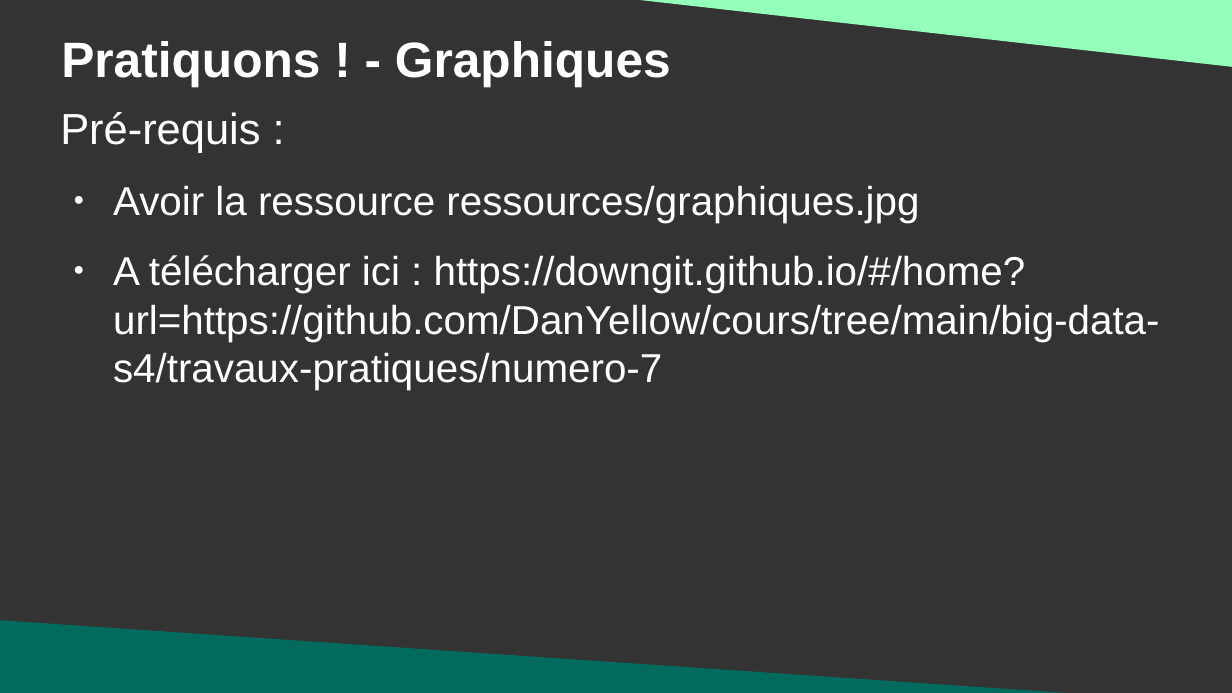
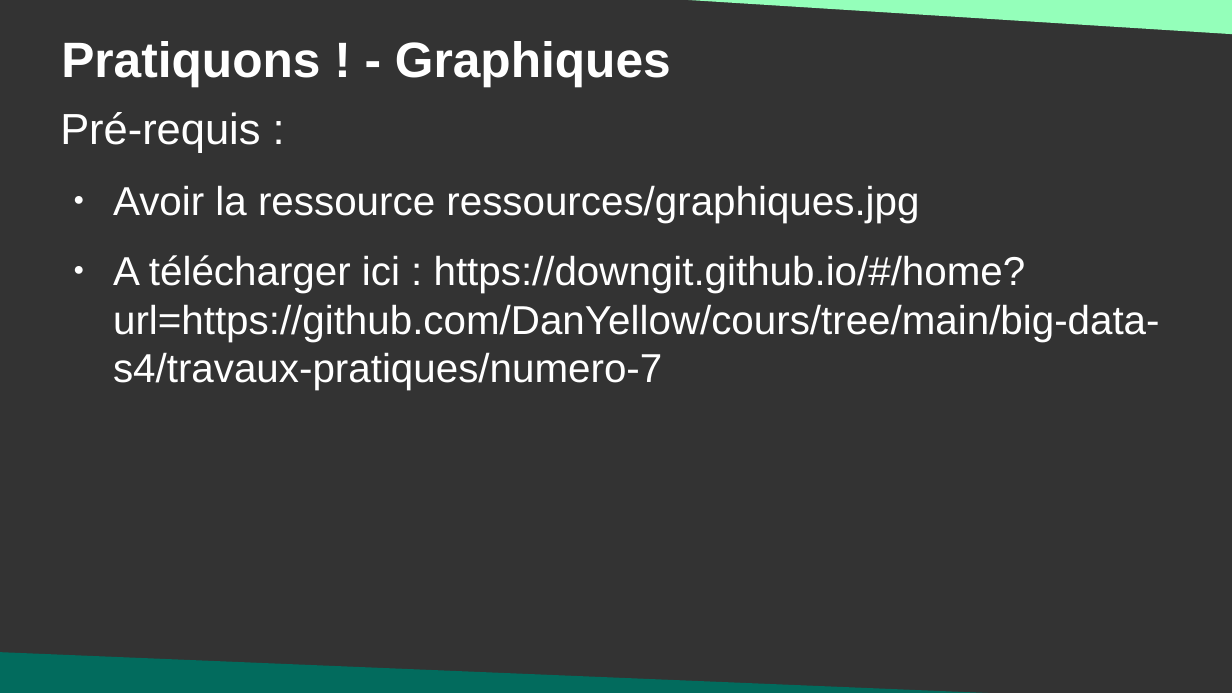
Before and after one commit to DanYellow/cours, a slide deck: slide 33 of big-data-s4/travaux-pratiques/numero-7/presentation.odp. Drawn at 1232x693 pixels with LibreOffice and Linux fonts; fonts in the diff are those of the drawing. Boxes give left, top, right and bottom in pixels: in the first picture for what was removed or moved away, otherwise in the second. Text is boxed around its words. In the diff, an @@ line names an element or a change of style, - is before the commit and + after.

```diff
--- a/big-data-s4/travaux-pratiques/numero-7/presentation.odp
+++ b/big-data-s4/travaux-pratiques/numero-7/presentation.odp
@@ right triangle: place and size @@
-right triangle at bbox=[595, 0, 1232, 68]
+right triangle at bbox=[610, 0, 1232, 36]
@@ right triangle: place and size @@
-right triangle at bbox=[0, 620, 1152, 693]
+right triangle at bbox=[0, 651, 1126, 693]
```
Also in this commit, not shown: 3 other slides changed, 7 other files.
